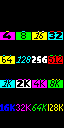
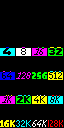
Layers edited between the first and the second 64x128 image:
painted on "foreground" over [0, 31, 63, 127]
